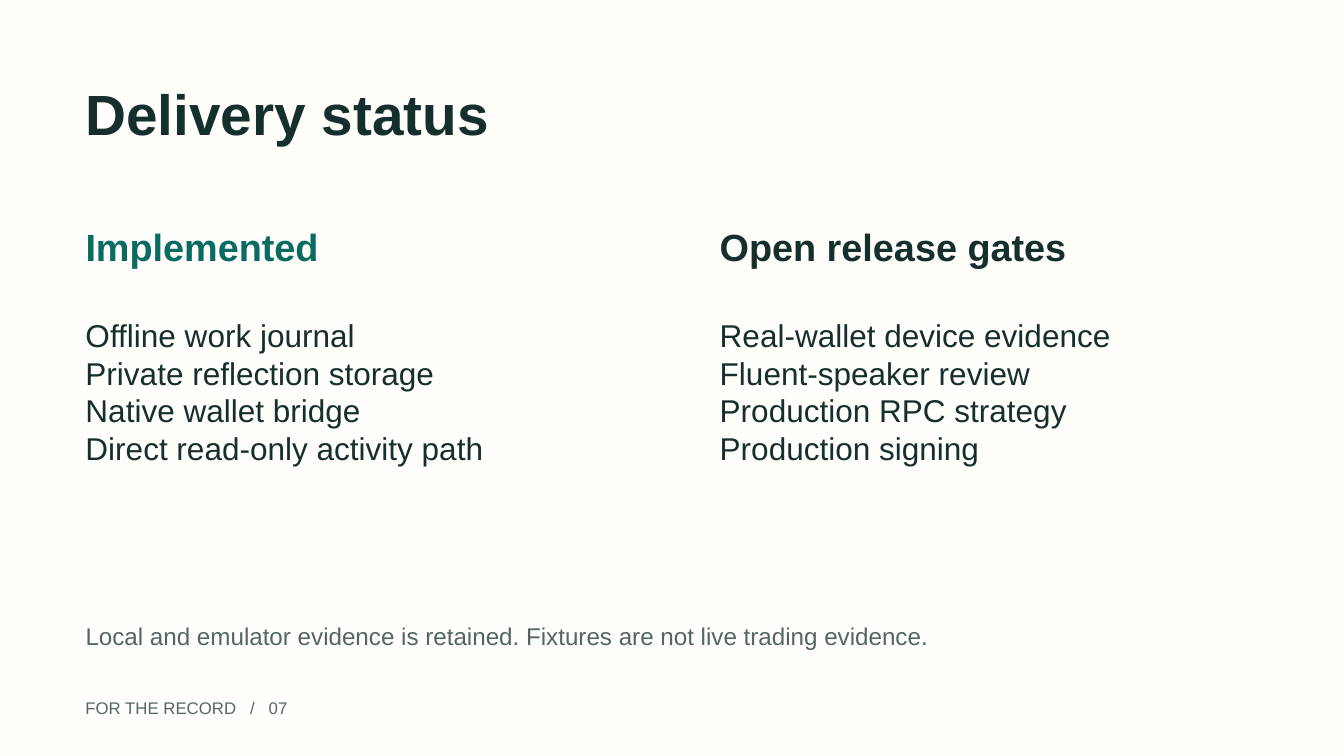
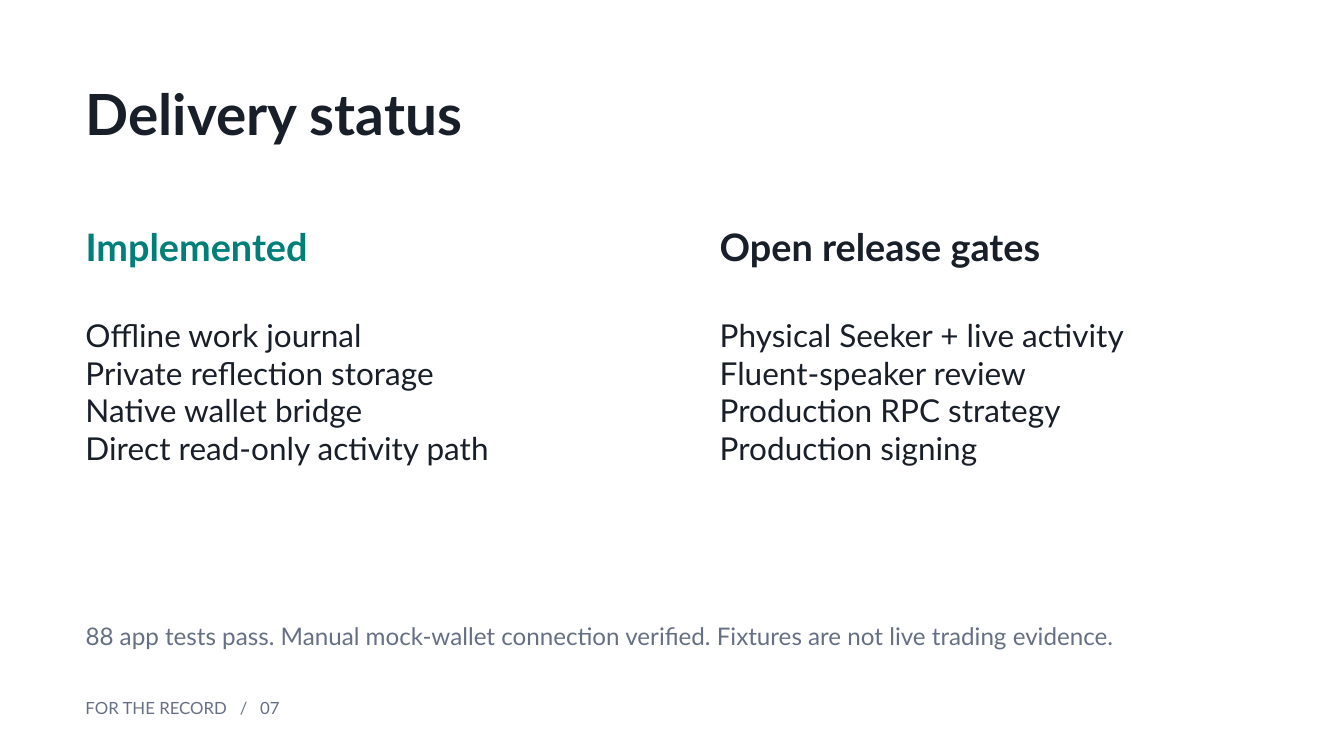
Before and after one commit to openai-lover/seeker_FOR-THE-RECORD, a slide deck: slide 7 of docs/submission/FOR-THE-RECORD-pitch.pptx. Drawn at 1344x756 pixels with LibreOffice and Linux fonts; fonts in the diff are those of the drawing. Boxes give left, top, right and bottom in pixels: in the first picture for what was removed or moved away, otherwise in the second. Text is boxed around its words. In the diff, an @@ line names an element or a change of style, - is before the commit and + after.

```diff
--- a/docs/submission/FOR-THE-RECORD-pitch.pptx
+++ b/docs/submission/FOR-THE-RECORD-pitch.pptx
@@ background #FFFEFA to #FFFFFF @@
@@ text "Implemented" at (86, 233, 308, 268): font Arial to Lato, text colour #096B61 to #007F78 @@
@@ font Arial to Lato, text colour #152F2C to #191F28 in 3 elements at (86, 93, 462, 145), (85, 323, 489, 466), (720, 233, 1041, 268) @@
@@ text at (720, 323, 1124, 353): text changed; font Arial to Lato; text colour #152F2C to #191F28 @@
-Real-wallet device evidence
+Physical Seeker + live activity
@@ text at (720, 361, 1060, 466): font Arial to Lato, text colour #152F2C to #191F28 in "Fluent-speaker review", "Production RPC strategy", "Production signing" @@
@@ text at (86, 627, 1113, 650): text changed; font Arial to Lato; text colour #526762 to #667085 @@
-Local and emulator evidence is retained. Fixtures are not live trading evidence.
+88 app tests pass. Manual mock-wallet connection verified. Fixtures are not live trading evidence.
@@ text "FOR THE RECORD / 07" at (85, 702, 279, 714): font Arial to Lato, text colour #526762 to #667085 @@
```
Also in this commit, not shown: 5 other slides changed, 2 slides added, 2 slides removed, 42 other files.
